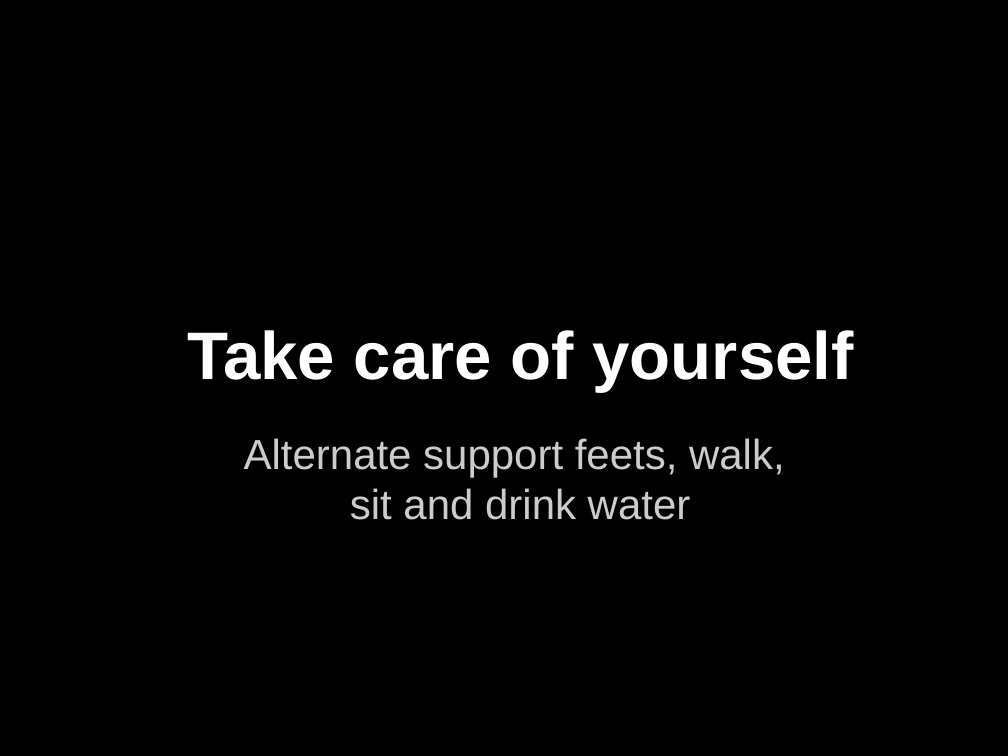
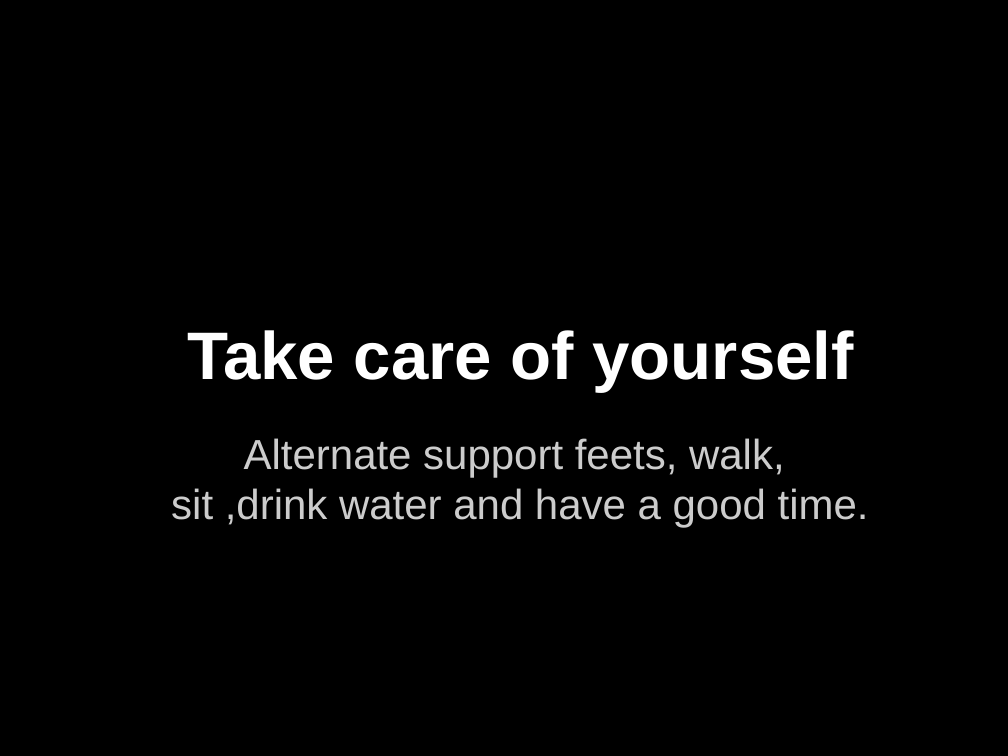
Before and after one commit to nitheeshp/AWSTrainers, a slide deck: slide 25 of Instructor Tips.pptx. Drawn at 1008x756 pixels with LibreOffice and Linux fonts; fonts in the diff are those of the drawing. Boxes give left, top, right and bottom in pixels: in the first picture for what was removed or moved away, otherwise in the second. Text is boxed around its words. In the diff, an @@ line names an element or a change of style, - is before the commit and + after.

```diff
--- a/Instructor Tips.pptx
+++ b/Instructor Tips.pptx
@@ subtitle at (171,488,869,528): text changed @@
-sit and drink water
+sit ,drink water and have a good time.
```
Also in this commit, not shown: 7 other slides changed.
